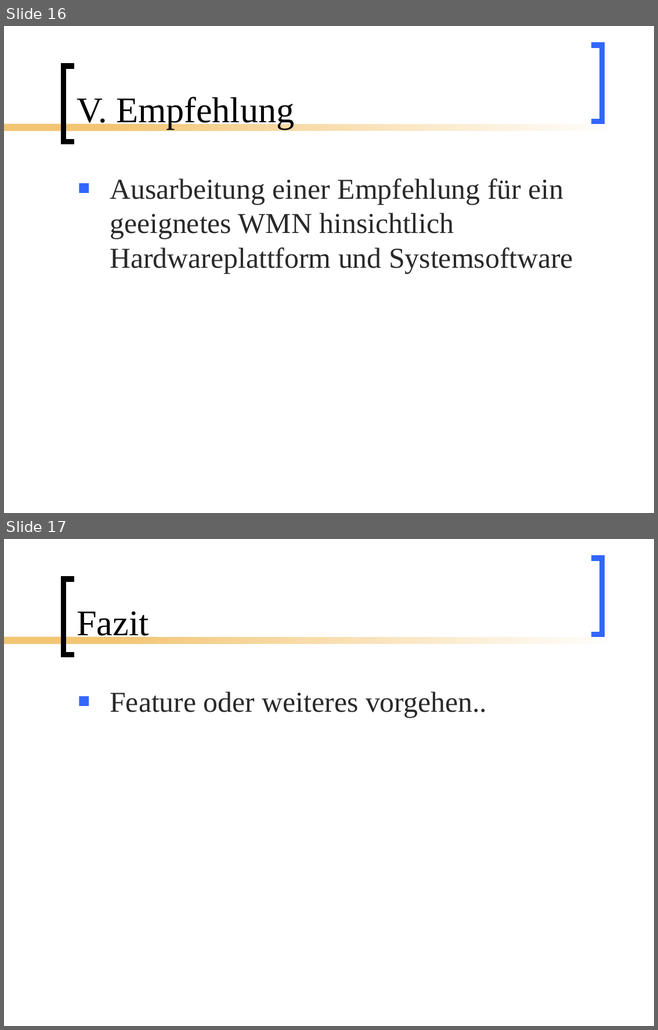
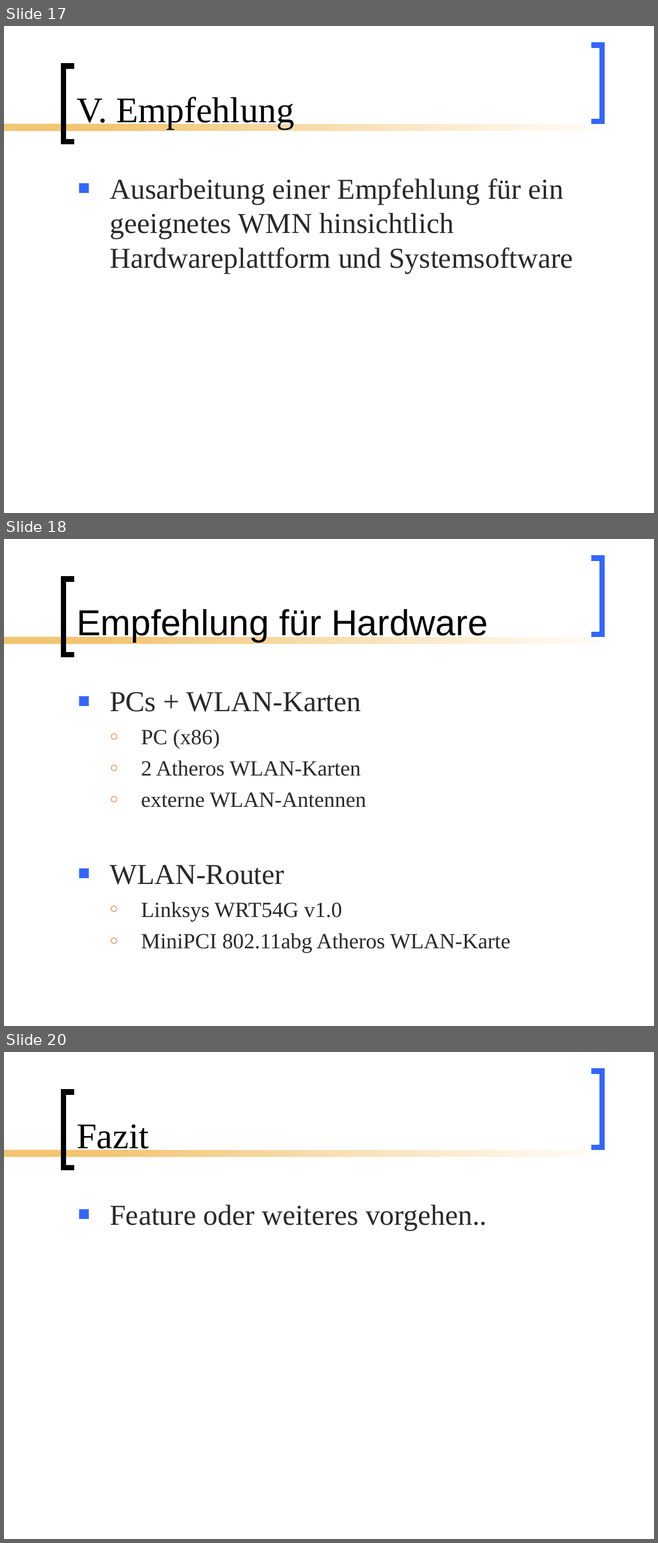
Before and after one commit to BackupTheBerlios/mesh2nexus-svn, a slide deck: documents/folien/MeshNew2.ppt. Shown one above the other, each under a label of ours: slides 16 and 17 before the commit, slides 17, 18 and 20 after it; the slides between them are not shown. The pictures are 658x1030 and 658x1543 pixels, drawn with LibreOffice and Linux fonts; fonts in the diff are those of the drawing. Boxes give left, top, right and bottom in pixels: in the first picture for what was removed or moved away, otherwise in the second. Text is boxed around its words. In the diff, an @@ line names an element or a change of style, - is before the commit and + after.

```diff
--- a/documents/folien/MeshNew2.ppt
+++ b/documents/folien/MeshNew2.ppt
@@ slide 18 added at bbox=[4, 539, 654, 1026], background #FFFFFF; not listed: 4 template elements that a slide beside it also shows @@
@@ title added at bbox=[76, 609, 487, 642], 40 pt, text #000000 @@
+Empfehlung für Hardware
@@ text added at bbox=[110, 692, 510, 953], 24 pt, text #292929 @@
+■ PCs + WLAN-Karten
+  ○ PC (x86)
+  ○ 2 Atheros WLAN-Karten
+  ○ externe WLAN-Antennen
+■ WLAN-Router
+  ○ Linksys WRT54G v1.0
+  ○ MiniPCI 802.11abg Atheros WLAN-Karte
@@ what was slide 16 is now slide 17 @@
@@ what was slide 17 is now slide 20 @@
```
Also in this commit, not shown: 4 slides changed, 2 other slides added.
